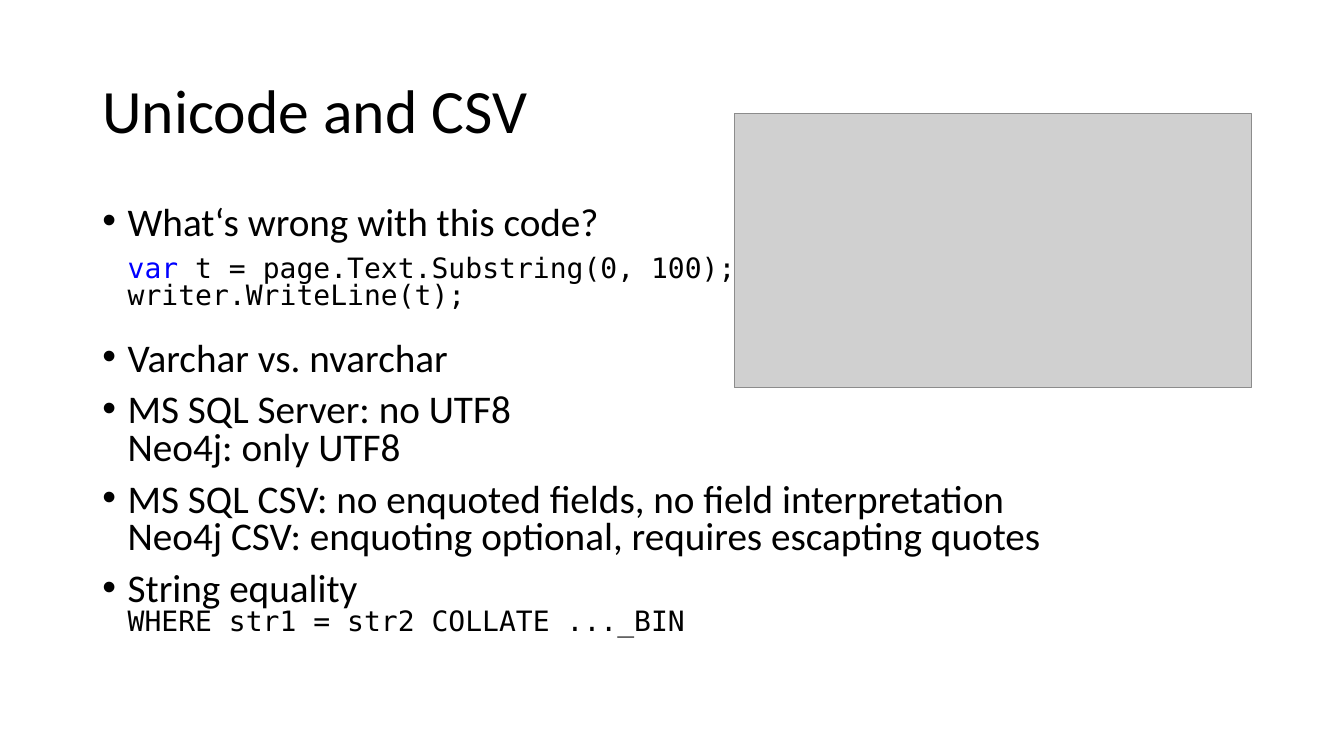
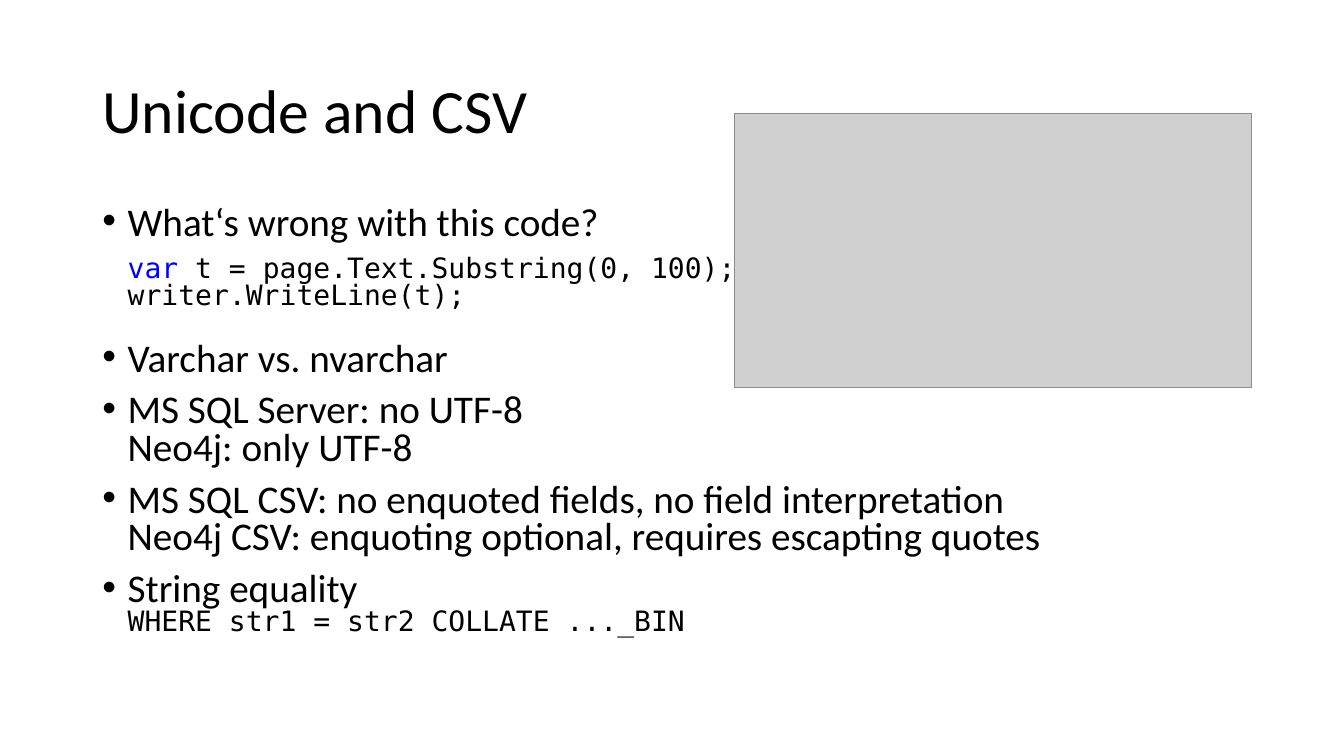
Before and after one commit to bernhardmgruber/philosophywiki, a slide deck: slide 4 of doc/presentation/Presentation.pptx. Drawn at 1344x756 pixels with LibreOffice and Linux fonts; fonts in the diff are those of the drawing; grey boxes stand for pictures. Boxes give left, top, right and bottom in pixels: in the first picture for what was removed or moved away, otherwise in the second. Text is boxed around its words. In the diff, an @@ line names an element or a change of style, - is before the commit and + after.

```diff
--- a/doc/presentation/Presentation.pptx
+++ b/doc/presentation/Presentation.pptx
@@ text at [128, 396, 523, 468]: text changed @@
-• MS SQL Server: no UTF8
-  Neo4j: only UTF8
+• MS SQL Server: no UTF-8
+  Neo4j: only UTF-8
```
Also in this commit, not shown: 1 other slide changed.
